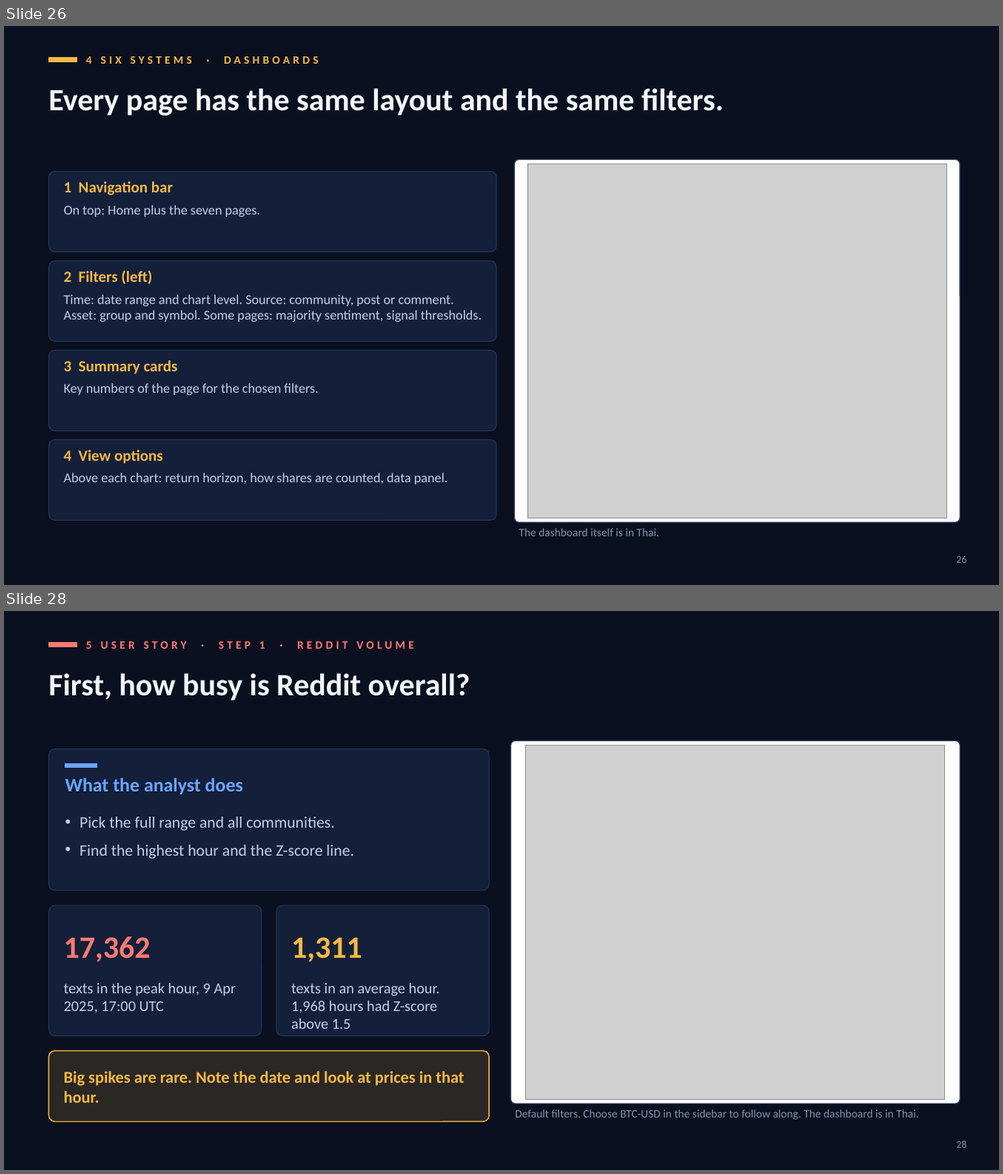
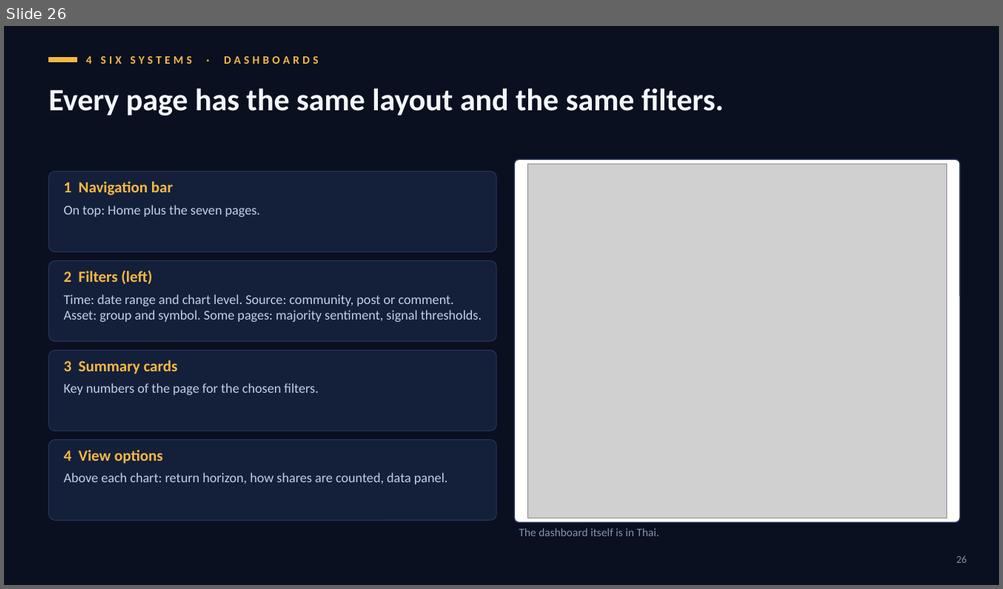
Before and after one commit to cat-arm/reddit-sentiment-market-warehouse-is, a slide deck: docs/presentation/defence_deck_en_v5.pptx. Shown one above the other, each under a label of ours: slides 26 and 28 before the commit, slide 26 after it; the slides between them are not shown. The pictures are 1003x1174 and 1003x589 pixels, drawn with LibreOffice and Linux fonts; fonts in the diff are those of the drawing; grey boxes stand for pictures. Boxes give left, top, right and bottom in pixels: in the first picture for what was removed or moved away, otherwise in the second. Text is boxed around its words. In the diff, an @@ line names an element or a change of style, - is before the commit and + after.

```diff
--- a/docs/presentation/defence_deck_en_v5.pptx
+++ b/docs/presentation/defence_deck_en_v5.pptx
@@ slide 28 removed at bbox=[4, 611, 999, 1170], background #0A1020 @@
@@ rectangle removed at bbox=[48, 642, 77, 647] @@
@@ text removed at bbox=[86, 641, 413, 649] @@
-5 USER STORY · STEP 1 · REDDIT VOLUME
@@ text removed at bbox=[48, 673, 470, 701] @@
-First, how busy is Reddit overall?
@@ rounded rectangle removed at bbox=[511, 741, 960, 1104] @@
@@ rounded rectangle removed at bbox=[48, 749, 489, 891] @@
@@ rectangle removed at bbox=[65, 764, 96, 768] @@
@@ picture removed at bbox=[526, 745, 944, 1099] @@
@@ text removed at bbox=[65, 778, 243, 795] @@
-What the analyst does
@@ text removed at bbox=[79, 817, 354, 859] @@
-• Pick the full range and all communities.
-• Find the highest hour and the Z-score line.
@@ rounded rectangle removed at bbox=[48, 906, 262, 1037] @@
@@ rounded rectangle removed at bbox=[276, 906, 489, 1037] @@
@@ text removed at bbox=[64, 937, 151, 963] @@
-17,362
@@ text removed at bbox=[291, 937, 362, 963] @@
-1,311
@@ text removed at bbox=[64, 983, 236, 1014] @@
-texts in the peak hour, 9 Apr 2025, 17:00 UTC
@@ text removed at bbox=[291, 983, 440, 1029] @@
-texts in an average hour. 1,968 hours had Z-score above 1.5
@@ rounded rectangle removed at bbox=[48, 1051, 489, 1122] @@
@@ text removed at bbox=[64, 1071, 464, 1103] @@
-Big spikes are rare. Note the date and look at prices in that hour.
@@ text removed at bbox=[515, 1110, 918, 1120] @@
-Default filters. Choose BTC-USD in the sidebar to follow along. The dashboard is in Thai.
@@ page number removed at bbox=[956, 1141, 966, 1148] @@
-28
```
Also in this commit, not shown: 2 slides changed, 5 slides added, 7 other slides removed.
